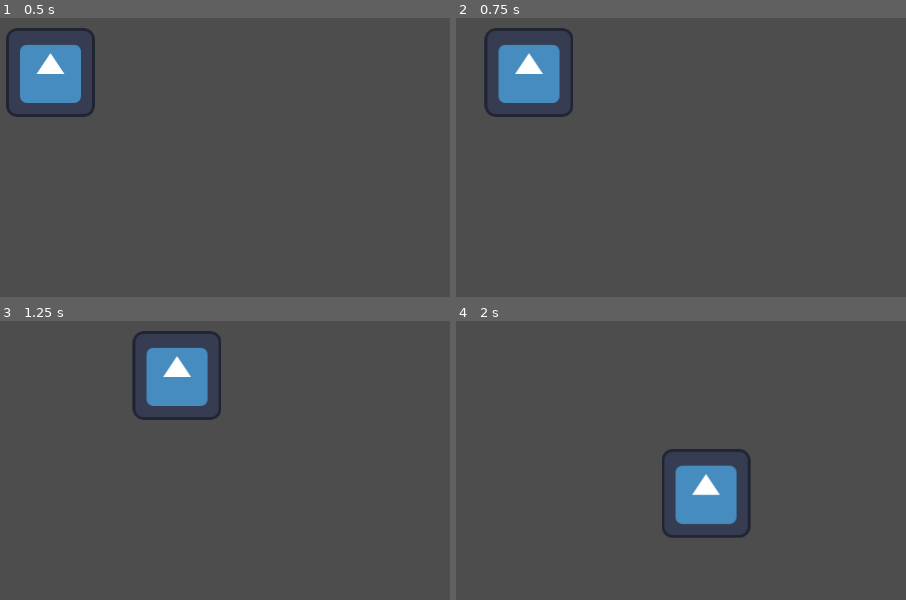
Above: before the commit, frames 1-4 (two rows, left to right).
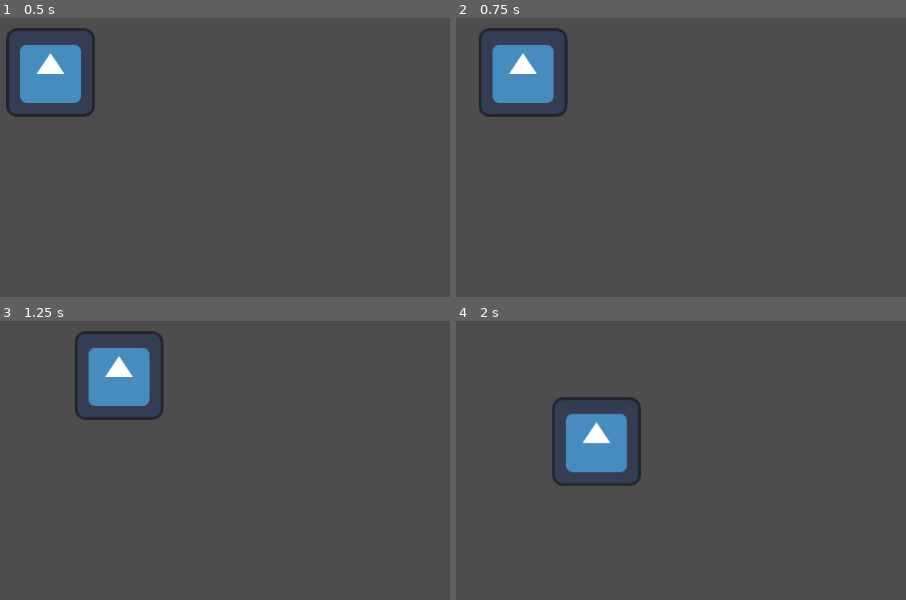
Above: after the commit, the same moments.

Repository: ashwinpshinewrk/Schmooze
Game: Godot game, scene res://world.tscn
Two runs of this game, one before a commit and one after it. Both use one fixed random seed, a clock stepped at 60 frames per second and the inputs below. The engine's default icon, where the game draws it, is replaced by a stand-in: a white triangle on a blue panel in a dark square.
Inputs:
- Up to frame 1 (0.5 s): no input
- Up to frame 2 (0.75 s): tap Enter at 0.5 s; hold D (right) from 0.53 s (still down)
- Up to frame 3 (1.25 s): keep holding D (right)
- Up to frame 4 (2 s): release D (right) at 1.28 s; hold S (down) from 1.28 s (still down)

Frame 1 is identical in both runs. In frame 2, 1.7% of the frame differs, in the area x 5-26%, y 3-36%; in frame 3, 6.5%; in frame 4, 7.6%, in the area x 21-66%, y 27-78%.

Commit message:
changes to values, added assets

Diff:
--- a/scripts/player.gd
+++ b/scripts/player.gd
@@ -1,8 +1,8 @@
 extends CharacterBody2D
 
-@export var MAX_SPEED = 300
+@export var MAX_SPEED = 150
 @export var ACCELARTION = 1500
-@export var FRICTION = 1200
+@export var FRICTION = 20000 - 500
 
 @onready var axis = Vector2.ZERO
 
Binary file added: assets/dino_sheets/DinoSprites - doux.png
Not shown, added: assets/dino_sheets/DinoSprites - doux.png.import
Binary file added: assets/dino_sheets/DinoSprites - mort.png
Not shown, added: assets/dino_sheets/DinoSprites - mort.png.import
Binary file added: assets/dino_sheets/DinoSprites - tard.png
Not shown, added: assets/dino_sheets/DinoSprites - tard.png.import
Binary file added: assets/dino_sheets/DinoSprites - vita.png
Not shown, added: assets/dino_sheets/DinoSprites - vita.png.import
